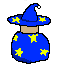
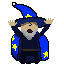
Layered file, before and after one edit (64 × 64). Changes by layer:
added group "face cam cast" with 4 layers above "face cam" over [8, 2, 54, 64]
added layer "arms" in group "face cam cast" over [8, 17, 54, 39]
added layer "head #6" in group "face cam cast" over [20, 14, 38, 41]
added layer "hat #7" in group "face cam cast" over [12, 2, 48, 28]
added layer "body #7" in group "face cam cast" over [11, 31, 49, 64]
hid group "face away" (3 layers) over [7, 0, 51, 64]
